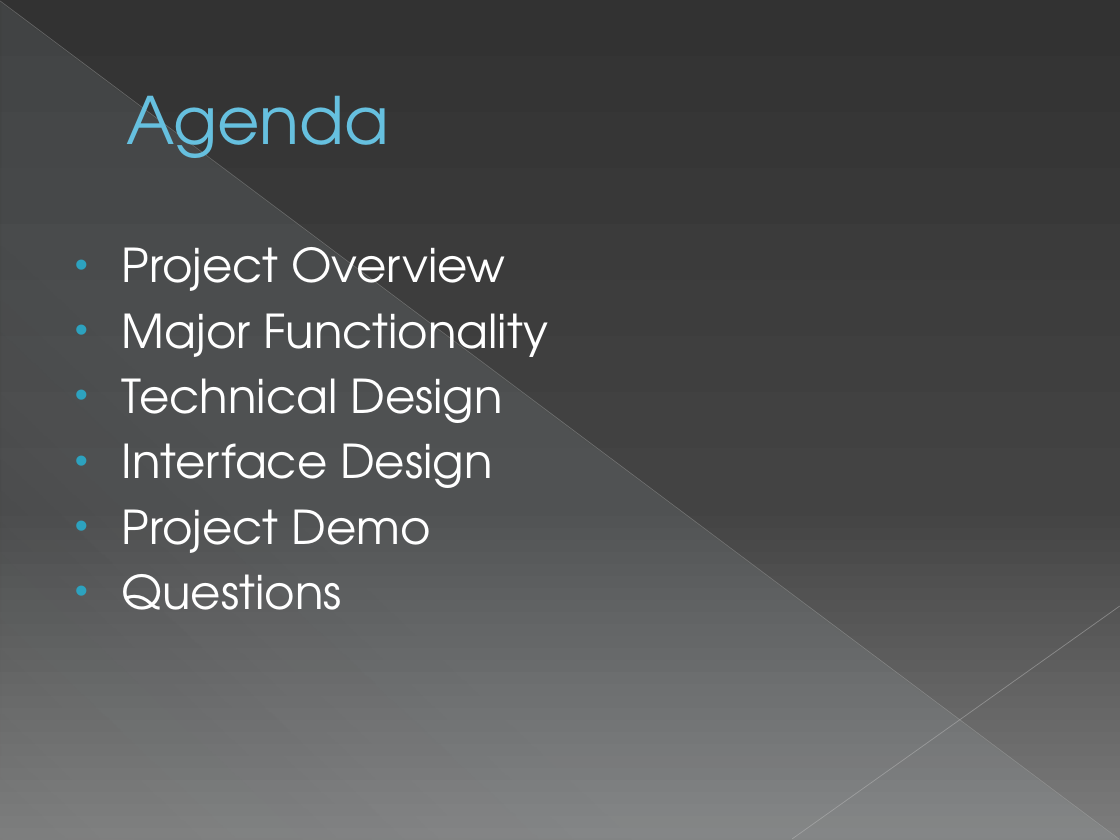
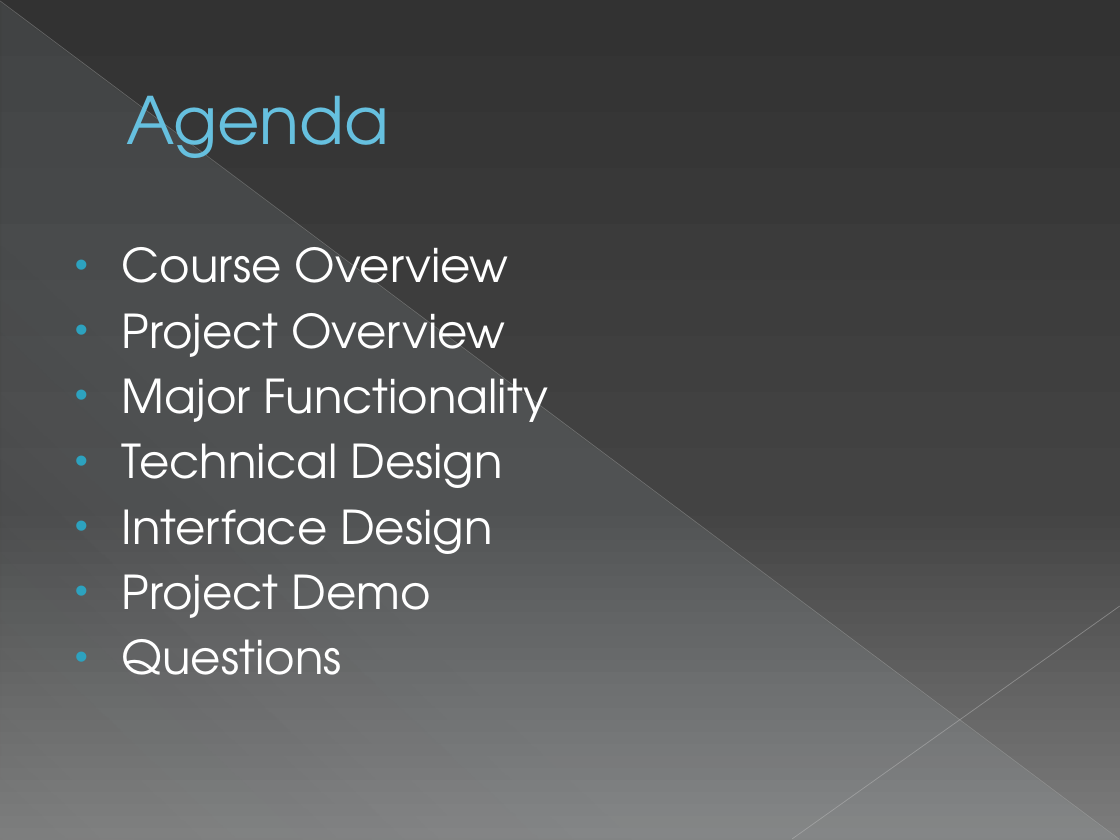
Before and after one commit to sweenr/odbc2kml, a slide deck: slide 2 of docs/ODBC2KML Demo Slides.pptx (slide 6 before the commit). Drawn at 1120x840 pixels with LibreOffice and Linux fonts; fonts in the diff are those of the drawing. Boxes give left, top, right and bottom in pixels: in the first picture for what was removed or moved away, otherwise in the second. Text is boxed around its words. In the diff, an @@ line names an element or a change of style, - is before the commit and + after.

```diff
--- a/docs/ODBC2KML Demo Slides.pptx
+++ b/docs/ODBC2KML Demo Slides.pptx
@@ text at bbox=[122, 236, 509, 302]: paragraph added @@
+• Course Overview
```
Also in this commit, not shown: 4 other slides changed, 1 other file.
